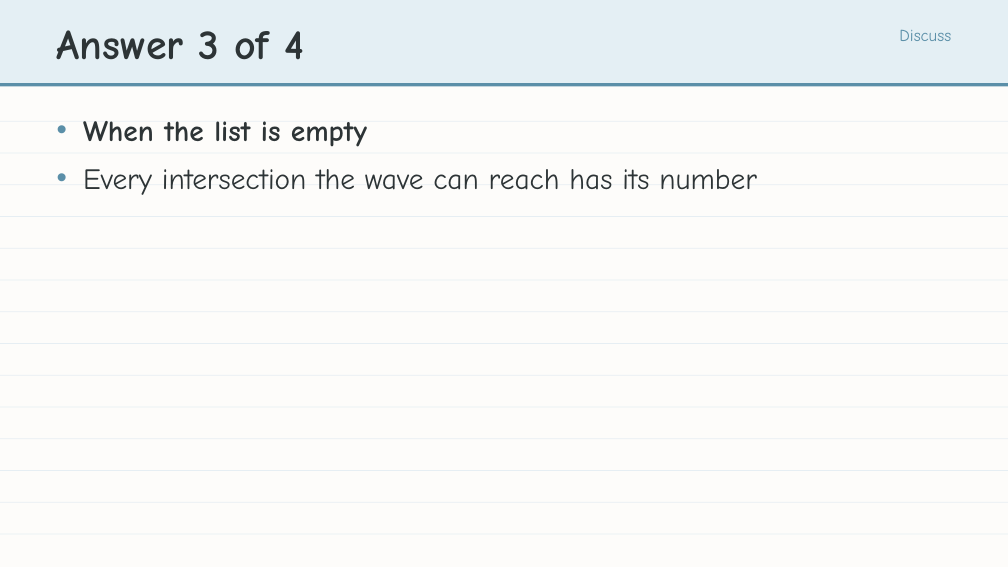
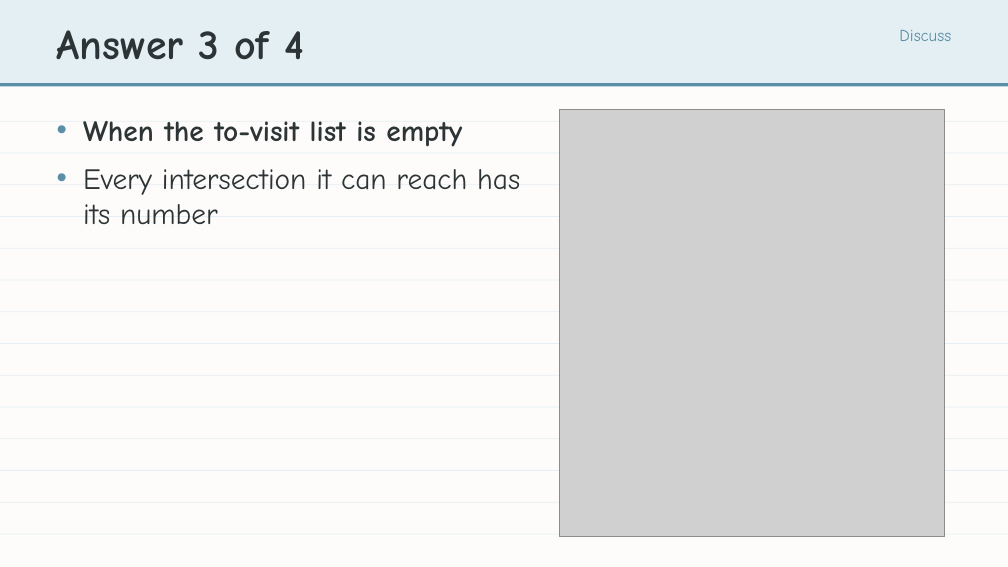
Before and after one commit to bradamiller/LearningPython, a slide deck: slide 21 of static/slides/module-05-pathfinding/module-5-lesson-02-finding-the-path.pptx. Drawn at 1008x567 pixels with LibreOffice and Linux fonts; fonts in the diff are those of the drawing; grey boxes stand for pictures. Boxes give left, top, right and bottom in pixels: in the first picture for what was removed or moved away, otherwise in the second. Text is boxed around its words. In the diff, an @@ line names an element or a change of style, - is before the commit and + after.

```diff
--- a/static/slides/module-05-pathfinding/module-5-lesson-02-finding-the-path.pptx
+++ b/static/slides/module-05-pathfinding/module-5-lesson-02-finding-the-path.pptx
@@ picture added at bbox=[560, 110, 945, 537] @@
@@ text at bbox=[83, 121, 520, 225]: text changed @@
-• When the list is empty
-• Every intersection the wave can reach has its number
+• When the to-visit list is empty
+• Every intersection it can reach has its number
```
Also in this commit, not shown: 13 other slides changed, 20 other files.
